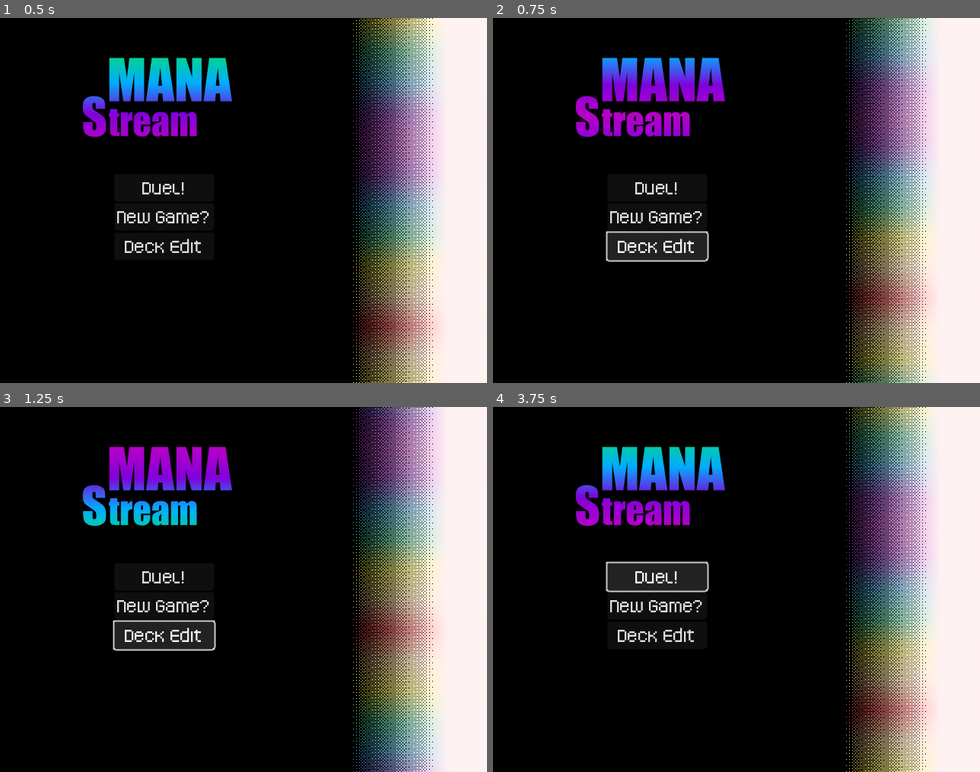
Above: before the commit, frames 1-4 (two rows, left to right).
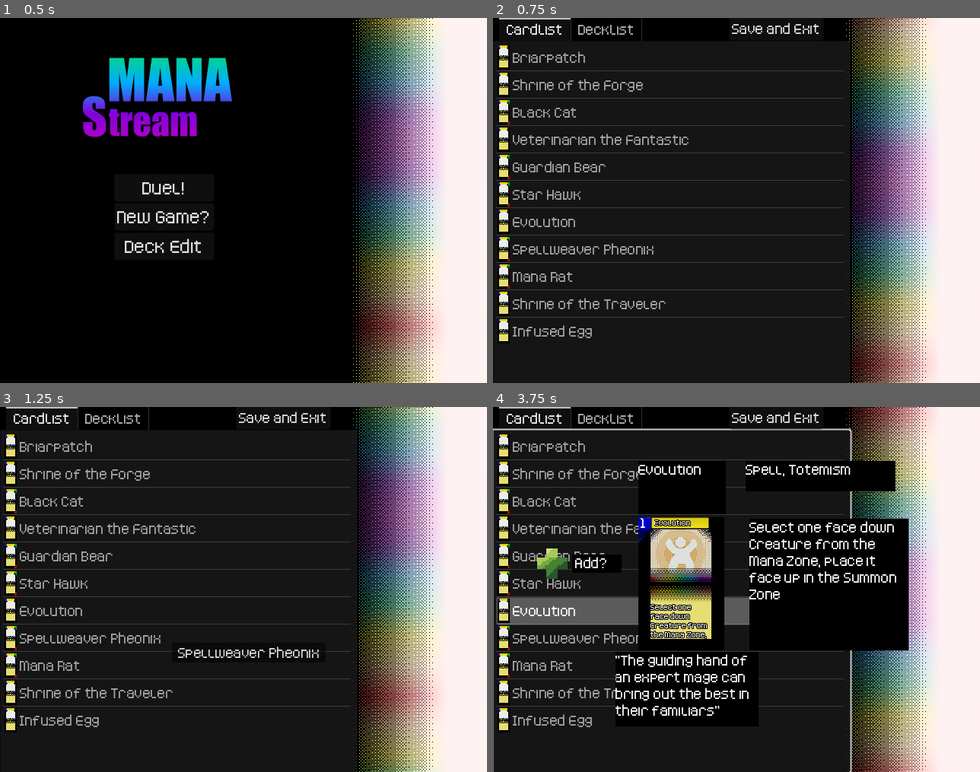
Above: after the commit, the same moments.

Repository: ColbySchexnayder/mana-stream
Game: Godot game, scene res://Scenes/titleScreen.tscn
Two runs of this game, one before a commit and one after it. Both use one fixed random seed, a clock stepped at 60 frames per second and the inputs below. The project has no main scene, so this scene is started directly.
Inputs (mouse positions are in pixels of both pictures, inside the frame that each line leads up to):
- Up to frame 1 (0.5 s): no input
- Up to frame 2 (0.75 s): click "Deck Edit" at 0.5 s
- Up to frame 3 (1.25 s): no input
- Up to frame 4 (3.75 s): click (658, 604) at 1.25 s, where only the run before the commit has a clickable "New Game?"; click (658, 604) at 2 s, where only the run before the commit has a clickable "New Game?"; click (585, 563) at 2.75 s, where only the run after the commit has a clickable "Add?"; click (658, 574) at 3.5 s, where only the run before the commit has a clickable "Duel!"

Frame 1 is identical in both runs. In frame 2, 18% of the frame differs, in the area x 0-90%, y 0-100%; in frame 3, 18%; in frame 4, 26%.
Error after the commit: Invalid access to property or key 'tags' on a base object of type 'previously freed'. (res://Scenes/deck_edit.gd:48)

Commit message:
Need to use strings for loading deck

Diff:
--- a/Cards/SpellCard.tscn
+++ b/Cards/SpellCard.tscn
@@ -18,9 +18,3 @@
 
 [node name="ButtonText" parent="InspectView/SummonButton" index="0"]
 text = "Cast?"
-
-[node name="AttackButton" parent="InspectView" index="5"]
-visible = false
-
-[node name="BlockButton" parent="InspectView" index="6"]
-visible = false
--- a/Scenes/deck_edit.gd
+++ b/Scenes/deck_edit.gd
@@ -34,8 +34,6 @@
 			cards.push_back(ResourceLoader.load(path+fileName).instantiate())
 
 			cardsControl.add_child(cards[count])
-			#card_list.add_child(cards[count])
-			#card_list.add_item(cards[count].cardName)#fileName.substr(0, fileName.length()-5))
 
 			if cards[count].tags[0] == "Creature":
 				card_list.add_item(cards[count].cardName, SUMMON_BUTTON)
@@ -46,7 +44,11 @@
 
 	dir.list_dir_end()
 
-	print(cards[0].cardName)
+	for card in GmManager.Player1Deck:
+		if card.tags[0] == "Creature":
+			deck_list.add_item(card.cardName, SUMMON_BUTTON)
+		else:
+			deck_list.add_item(card.cardName, CAST_BUTTON)
 
 	GmManager.connect("_card_add", add_card)
 	GmManager.connect("_card_remove", remove_card)
@@ -57,17 +59,20 @@
 
 
 func _on_save_deck_button_pressed() -> void:
-	if len(deck) != 30:
+	if len(deck) != 5:
 		print("Invalid deck")
 		return
 
 
 	var string = ""
 	for card in deck:
-		string += card.cardName + "\n"
+		string += card.get_script().get_global_name() + "\n"
 	var deckFile = FileAccess.open(DECK_PATH, FileAccess.WRITE)
 	deckFile.store_string(string)
 	deckFile.close()
+	GmManager.Player1Deck = deck
+
+	get_tree().change_scene_to_file("res://Scenes/titleScreen.tscn")
 
 
 func _on_card_list_item_clicked(index: int, at_position: Vector2, mouse_button_index: int) -> void:
--- a/Scenes/titleScreen.tscn
+++ b/Scenes/titleScreen.tscn
@@ -1,6 +1,7 @@
-[gd_scene load_steps=4 format=3 uid="uid://doo2vnqj80csx"]
+[gd_scene load_steps=5 format=3 uid="uid://doo2vnqj80csx"]
 
 [ext_resource type="Texture2D" uid="uid://dcexpf3lcwll4" path="res://Art/rainbowgradienthorizontal.png" id="1_600nb"]
+[ext_resource type="Script" path="res://Scenes/title_screen.gd" id="1_kyaoj"]
 [ext_resource type="Texture2D" uid="uid://wivjdglbnywb" path="res://Art/titledScreenMonochromelight.png" id="2_tmt8w"]
 [ext_resource type="Theme" uid="uid://d2ypb0vgb31t6" path="res://Cards/CardFontDefaultTheme.tres" id="3_4rc84"]
 
@@ -11,6 +12,12 @@
 anchor_bottom = 1.0
 grow_horizontal = 2
 grow_vertical = 2
+script = ExtResource("1_kyaoj")
+
+[node name="CardLoader" type="Control" parent="."]
+anchors_preset = 0
+offset_right = 40.0
+offset_bottom = 40.0
 
 [node name="Parallax2D" type="Parallax2D" parent="."]
 scroll_scale = Vector2(0.8, 0.8)
@@ -56,3 +63,5 @@
 theme = ExtResource("3_4rc84")
 theme_override_font_sizes/font_size = 36
 text = "Duel!"
+
+[connection signal="pressed" from="DeckEditButton" to="." method="_on_deck_edit_button_pressed"]
--- /dev/null
+++ b/Scenes/title_screen.gd
@@ -0,0 +1,35 @@
+extends Control
+
+@onready var card_loader: Control = $CardLoader
+
+# Called when the node enters the scene tree for the first time.
+func _ready() -> void:
+	if GmManager.Player1Deck.is_empty():
+		var deckFile := FileAccess.open("res://Save/Deck.txt", FileAccess.READ)
+
+		var cardFileName := ""
+		var count := 0
+		while true:
+			cardFileName = deckFile.get_line()
+			if cardFileName == "":
+				break
+
+
+			var card = ResourceLoader.load("res://Cards/PlayableCards/"+cardFileName+".tscn").instantiate()#load("res://Cards/PlayableCards/"+cardFileName+".tscn")
+			GmManager.Player1Deck.push_back(card)
+
+			card_loader.add_child(GmManager.Player1Deck.back())
+			count += 1
+		deckFile.close()
+
+	for card in GmManager.Player1Deck:
+		print(card.cardName + "\n")
+
+# Called every frame. 'delta' is the elapsed time since the previous frame.
+func _process(delta: float) -> void:
+
+	pass
+
+
+func _on_deck_edit_button_pressed() -> void:
+	get_tree().change_scene_to_file("res://Scenes/DeckEdit.tscn")
Binary file added: Cards/CardArt/manaburst.png
Not shown, added: Cards/CardArt/manaburst.png.import
Not shown, changed: Save/Deck.txt
